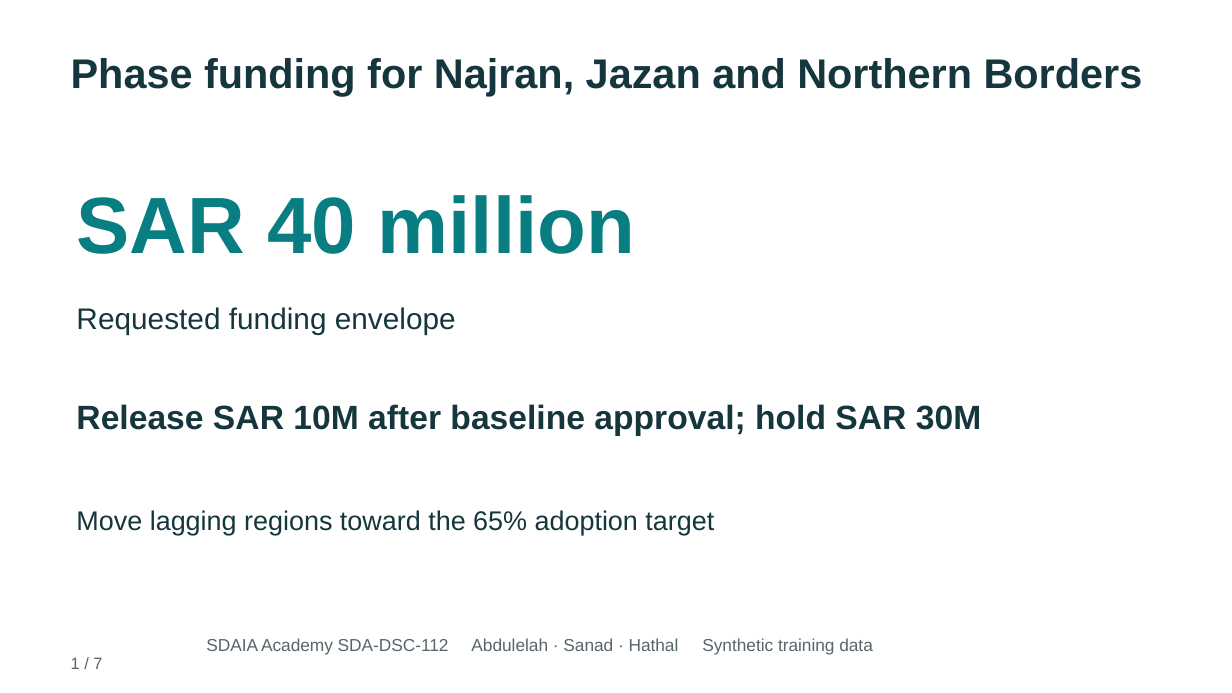
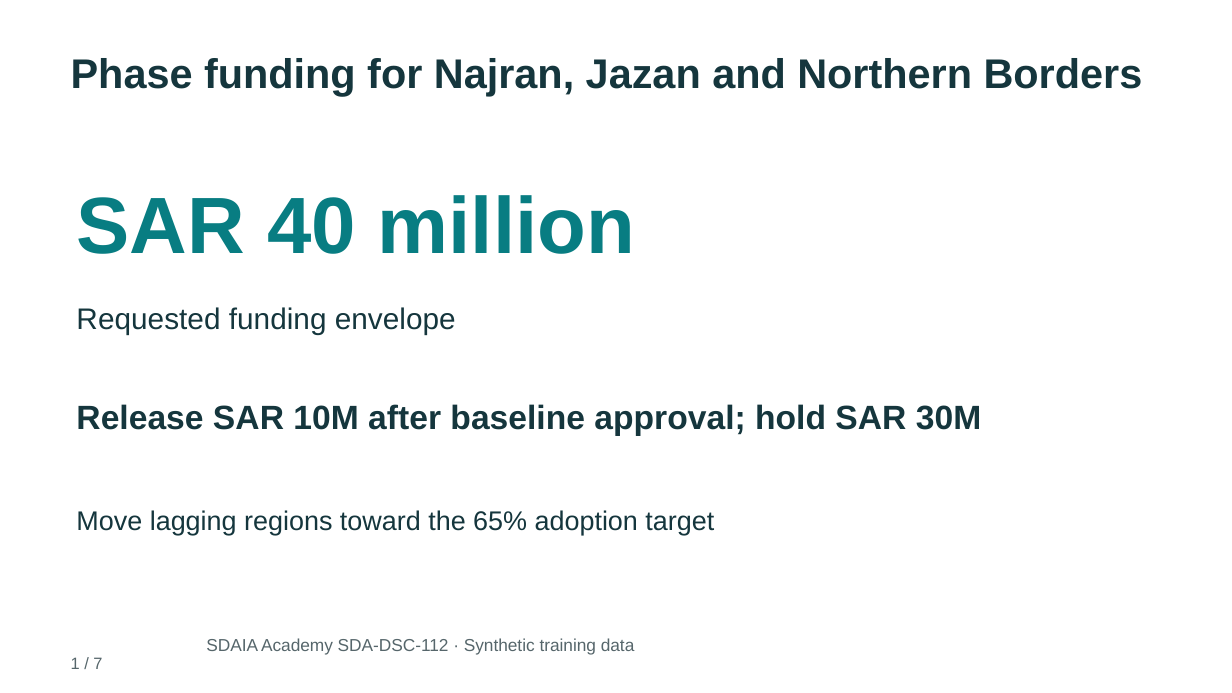
Before and after one commit to c3bod/sdaia-storytelling-tayseer-capstone, a slide deck: slide 1 of deliverables/Tayseer_Executive_Story_Final.pptx. Drawn at 1232x693 pixels with LibreOffice and Linux fonts; fonts in the diff are those of the drawing. Boxes give left, top, right and bottom in pixels: in the first picture for what was removed or moved away, otherwise in the second. Text is boxed around its words. In the diff, an @@ line names an element or a change of style, - is before the commit and + after.

```diff
--- a/deliverables/Tayseer_Executive_Story_Final.pptx
+++ b/deliverables/Tayseer_Executive_Story_Final.pptx
@@ text at bbox=[206, 638, 635, 655]: text changed @@
-SDAIA Academy SDA-DSC-112 Abdulelah · Sanad · Hathal Synthetic training data
+SDAIA Academy SDA-DSC-112 · Synthetic training data
```
Also in this commit, not shown: 1 other slide changed, 17 other files.
